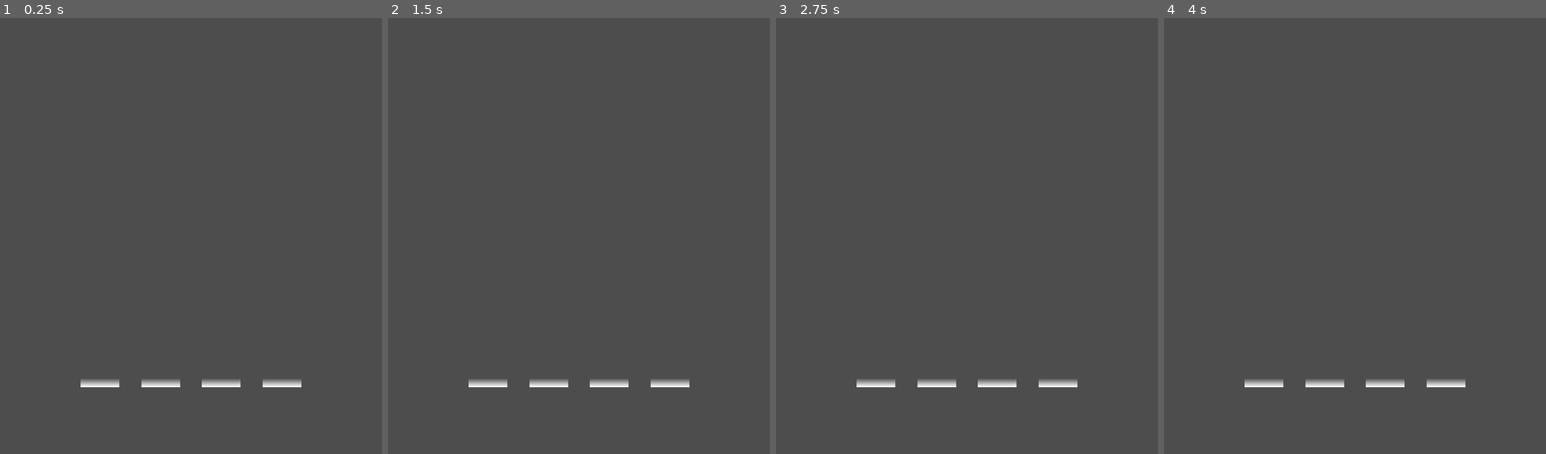
Above: before the commit, frames 1-4 (left to right).
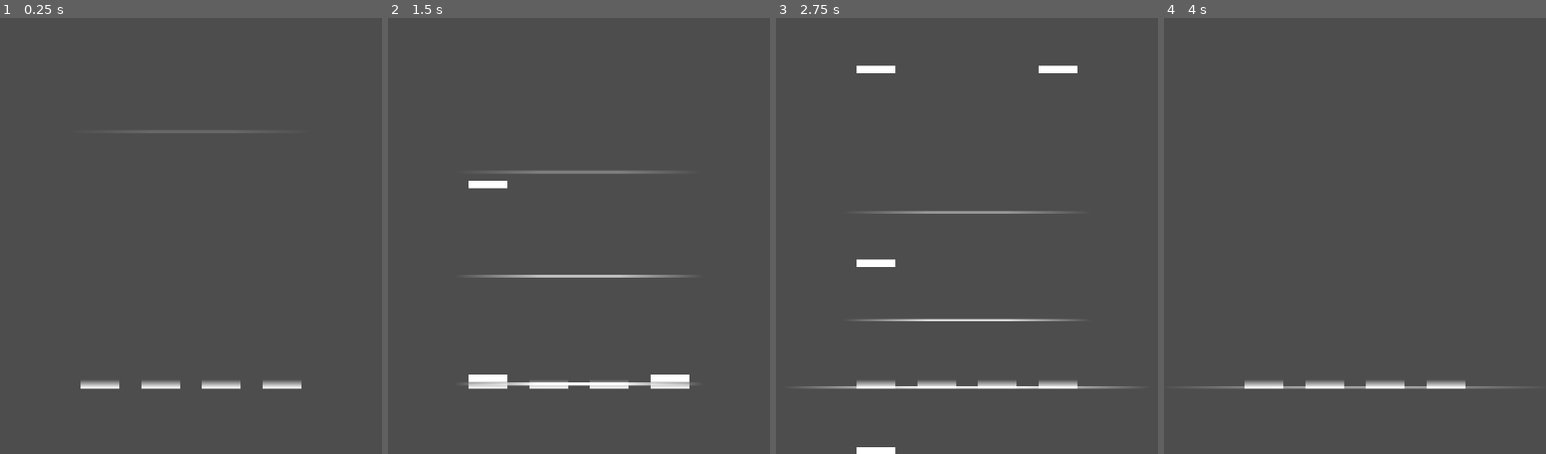
Above: after the commit, the same moments.

Repository: qvap/QV-Rhythm
Game: Godot game, scene res://Scenes/GameSpace.tscn
Two runs of this game, one before a commit and one after it. Both use one fixed random seed, a clock stepped at 60 frames per second and the inputs below. Sound files missing from this copy of the repository are replaced by a short silence.
Inputs:
- Up to frame 1 (0.25 s): no input
- Up to frame 2 (1.5 s): tap Enter at 0.5 s
- Up to frame 3 (2.75 s): no input
- Up to frame 4 (4 s): no input

The runs differ from the first frame. In frame 1, 0.9% of the frame differs, in the area x 21-79%, y 25-86%; in frame 2, 1.9%; in frame 3, 2.4%, in the area x 7-94%, y 10-100%; in frame 4, 1.0%.

Commit message:
Добавлены спрайты нот
В основном небольшие изменения для дебага, доработан кондуктор, а также добавлен спавн нот

Diff:
--- a/CustomMaps/TestMap/mapdata.json
+++ b/CustomMaps/TestMap/mapdata.json
@@ -6,5 +6,5 @@
 	"music_bpm": 114.0,
 	"music_offset": 0.0,
 	"music_measure": 4,
-	"note_speed": 2.0
+	"note_speed": 1.5
 }
--- a/CustomMaps/TestMap2/mapdata.json
+++ b/CustomMaps/TestMap2/mapdata.json
@@ -6,5 +6,5 @@
 	"music_bpm": 105.0,
 	"music_offset": 0.0,
 	"music_measure": 4,
-	"note_speed": 2
+	"note_speed": 2.0
 }
--- a/Scenes/Autoload/Conductor.tscn
+++ b/Scenes/Autoload/Conductor.tscn
@@ -5,6 +5,7 @@
 
 [node name="Conductor" type="Node"]
 script = ExtResource("1_sc76y")
+offset = 0.01
 
 [node name="Music" type="AudioStreamPlayer" parent="."]
 bus = &"Music"
--- a/Scenes/Notes/BarSprite.tscn
+++ b/Scenes/Notes/BarSprite.tscn
@@ -9,7 +9,7 @@
 [sub_resource type="GradientTexture2D" id="GradientTexture2D_uuw6v"]
 gradient = SubResource("Gradient_j6v4a")
 width = 60
-height = 45
+height = 46
 use_hdr = true
 
 [sub_resource type="Animation" id="Animation_unp6v"]
--- a/Scenes/Notes/Bars.tscn
+++ b/Scenes/Notes/Bars.tscn
@@ -6,6 +6,6 @@
 script = ExtResource("1_hc8s2")
 
 [node name="BarSpawn" type="Marker2D" parent="."]
-position = Vector2(0, -350)
+position = Vector2(0, -250)
 
 [node name="BarsHolder" type="Node2D" parent="."]
--- a/Scenes/Notes/Road.tscn
+++ b/Scenes/Notes/Road.tscn
@@ -14,9 +14,11 @@
 script = ExtResource("1_0eda6")
 
 [node name="NoteSpawn" type="Marker2D" parent="."]
-position = Vector2(0, -650)
+position = Vector2(0, -450)
 
 [node name="Sprite2D" type="Sprite2D" parent="."]
-position = Vector2(0, -4)
+position = Vector2(0, -3)
 rotation = -1.5708
 texture = SubResource("GradientTexture2D_34ktl")
+
+[node name="NoteHolder" type="Node2D" parent="."]
--- a/Scenes/Notes/TapNote.tscn
+++ b/Scenes/Notes/TapNote.tscn
@@ -12,5 +12,5 @@
 script = ExtResource("1_xka3s")
 
 [node name="Skin" type="Sprite2D" parent="."]
-scale = Vector2(1, 0.2)
+scale = Vector2(0.5, 0.1)
 texture = SubResource("GradientTexture2D_hjceb")
--- a/Scripts/Autoload/Conductor.gd
+++ b/Scripts/Autoload/Conductor.gd
@@ -24,7 +24,7 @@
 @export var measure := 4
 
 # Поможет учесть задержку девайсов игроков
-@export var offset := 5.0
+@export var offset := 0.0
 
 # Указывает АудиоПлеер и таймер начала
 @onready var MUSICSTREAMPLAYER := $Music
@@ -52,10 +52,13 @@
 
 # Добавляю ещё одну переменную, так как хочу отделить время проигрывания от времени кондуктора
 # (Это поможет использовать задержку начала отсчёта музыки)
-var song_position := 0.0
-
-var chart_position := 0.0
-
+# -1, потому что если выставлять ноль, то оно будет репортить первый бит сразу
+var song_position := -1.0
+
+# -100.0 чтобы учесть, что он должен начаться в первый фрейм запуска playing
+var chart_position := -100.0
+
+# Всё настроено на -1, чтобы репортить начальное значение 0
 var current_beat := -1
 var last_beat := -1
 
@@ -103,6 +106,15 @@
 		MUSICSTREAMPLAYER.stream = load("res://CustomMaps/"+SONG_PATH+"/music.mp3")
 	song_length = MUSICSTREAMPLAYER.stream.get_length()
 
+# Облегчает загрузку музыки, если используется CustomMap JSON файл
+func load_song_from_json(json_dictionary: Dictionary, folder_name: String) -> void:
+	load_song(folder_name, true)
+	bpm = json_dictionary["music_bpm"]
+	measure = json_dictionary["music_measure"]
+	start_offset = json_dictionary["music_offset"]
+	note_speed = clamp(json_dictionary["note_speed"] * Global.NOTE_SPEED_CONSTANT, 0.25, 3.0) # ограничения скорости нот
+	update()
+
 # Запускает музыку если есть Stream и запускает процесс счёта в _physics_process
 func play_song() -> void:
 	song_occured = true
@@ -119,10 +131,16 @@
 	await STARTTIMER.timeout
 	play_song()
 
+# Просто останавливает Stream и отключает процесс счёта в _physics_process
+func stop_song() -> void:
+	MUSICSTREAMPLAYER.stop()
+	MUSICSTREAMPLAYER.stream = null
+	playing = false
+
 # Выставляет стандартные значения (a little stupid чтобы знать как это сократить)
 func reset_playback() -> void:
-	song_position = 0.0
-	chart_position = 0.0
+	song_position = -1.0
+	chart_position = -100.0
 	current_beat = -1
 	last_beat = -1
 	current_quarter = -1
@@ -136,42 +154,28 @@
 	current_chart_measure = -1
 	last_chart_measure = -1
 
-# Просто останавливает Stream и отключает процесс счёта в _physics_process
-func stop_song() -> void:
-	MUSICSTREAMPLAYER.stop()
-	MUSICSTREAMPLAYER.stream = null
-	playing = false
-
-# Облегчает загрузку музыки, если используется CustomMap JSON файл
-func load_song_from_json(json_dictionary: Dictionary, folder_name: String) -> void:
-	load_song(folder_name, true)
-	bpm = json_dictionary["music_bpm"]
-	measure = json_dictionary["music_measure"]
-	start_offset = json_dictionary["music_offset"]
-	note_speed = json_dictionary["note_speed"] * Global.NOTE_SPEED_CONSTANT
-	update()
-
 func _physics_process(_delta) -> void:
 	# Не идёт дальше, если модуль не запущен
 	if !running: return
 
 	# Считает только если играет музыка
 	if playing:
-		# Считает позицию музыки через часы аудиосистемы
-		song_position = MUSICSTREAMPLAYER.get_playback_position() + AudioServer.get_time_since_last_mix()
-		song_position -= AudioServer.get_output_latency() + offset + start_offset
-
-		# Считает позицию чарта ПО АБСОЛЮТНО ДРУГОМУ МЕТОДУ ЧЕРЕЗ ЧАСЫ ОПЕРАЦИОНКИ
-		# По идее это может мне потом сломать игру, т.к. не факт что оно будет хорошо синхронизировано
-		# но вопрос: КАК ЕЩЁ ЭТО МНЕ РЕАЛИЗОВЫВАТЬ, Я ГОЛОВУ ЦЕЛЫЙ ДЕНЬ ЛОМАЮ
 		if song_occured:
+			# Считает позицию музыки через часы аудиосистемы
+			song_position = MUSICSTREAMPLAYER.get_playback_position() + AudioServer.get_time_since_last_mix()
+			song_position -= AudioServer.get_output_latency() + offset + start_offset
+
+			# Считает позицию чарта ПО АБСОЛЮТНО ДРУГОМУ МЕТОДУ ЧЕРЕЗ ЧАСЫ ОПЕРАЦИОНКИ
+			# По идее это может мне потом сломать игру, т.к. не факт что оно будет хорошо синхронизировано
+			# но вопрос: КАК ЕЩЁ ЭТО МНЕ РЕАЛИЗОВЫВАТЬ, Я ГОЛОВУ ЦЕЛЫЙ ДЕНЬ ЛОМАЮ
 			chart_position = song_position + note_speed
 		else:
+			if chart_position <= -100.0:
+				chart_position += 100.0
 			chart_position += (Time.get_ticks_usec() - engine_time_last_update) / 1_000_000.0
 			engine_time_last_update = Time.get_ticks_usec()
 
 		playback_time = MUSICSTREAMPLAYER.get_playback_position()
-		print(chart_position)
 		current_measure = floor(song_position/s_per_measure)
 		report_measure()
 
--- a/Scripts/Autoload/Global.gd
+++ b/Scripts/Autoload/Global.gd
@@ -1,5 +1,7 @@
 extends Node
 
 # Всё, что может использоваться между элементами игры, хранится здесь
-# (И настройки тоже)
+
 const NOTE_SPEED_CONSTANT := 1.0
+
+@export var CURRENT_NOTE_SPEED := 1.0 # подгружаются значения из mapdata
--- a/Scripts/Autoload/Settings.gd
+++ b/Scripts/Autoload/Settings.gd
@@ -1 +1,5 @@
 extends Node
+
+# Здесь хранятся настройки, которые может изменять игрок
+
+@export var PHYSICS_FPS := 60.0
--- a/Scripts/GameSpace.gd
+++ b/Scripts/GameSpace.gd
@@ -5,12 +5,16 @@
 
 @onready var CAMERA := $MainCamera # А тут нод камеры
 var ROAD := preload("res://Scenes/Notes/Road.tscn")
+var ROADS_MASSIVE : Array
 @onready var ROADS_HOLDER := $Roads
 var MAPDATA # Информация о карте (map_name, creator_name, difficulty, chart_size)
 
 # Загружает абсолютно ВСЁ связанное с картой
 func load_game(custom_map_folder_name: String) -> void:
 	var mapdata = Tools.parse_json("res://CustomMaps/"+custom_map_folder_name+"/mapdata.json")
+
+	Global.CURRENT_NOTE_SPEED = mapdata["note_speed"]
+
 	instantiate_roads(mapdata["chart_size"])
 
 	Conductor.load_song_from_json(mapdata, custom_map_folder_name)
@@ -42,7 +46,15 @@
 		road_node.road_index = index
 		road_node.name = "Road"+str(index)
 		road_node.ROAD_POSITION_MARKER = CHARTMARKERS.get_child(index)
+		ROADS_MASSIVE.push_back(road_node)
 		ROADS_HOLDER.add_child(road_node)
 
 func _ready() -> void:
+	Conductor.connect("chart_beat_hit", chart_beat_hit)
+	Conductor.connect("chart_measure_hit", chart_measure_hit)
 	load_game("TestMap")
+
+func chart_beat_hit(_dull) -> void:
+	ROADS_MASSIVE[0].spawn_note()
+func chart_measure_hit(_dull) -> void:
+	ROADS_MASSIVE[3].spawn_note()
--- a/Scripts/Notes/BarSprite.gd
+++ b/Scripts/Notes/BarSprite.gd
@@ -8,3 +8,6 @@
 func _process(_delta) -> void:
 	if position.y == 0.0:
 		ANIMATION.play("disappear")
+
+func _ready() -> void:
+	modulate.a = 0.0
--- a/Scripts/Notes/Bars.gd
+++ b/Scripts/Notes/Bars.gd
@@ -16,3 +16,4 @@
 	BARSHOLDER.add_child(barsprite_init)
 	var tween = create_tween()
 	tween.tween_property(barsprite_init, "position:y", 0.0, Conductor.note_speed)
+	tween.parallel().tween_property(barsprite_init, "modulate:a", 1.0, Conductor.note_speed)
--- a/Scripts/Notes/Road.gd
+++ b/Scripts/Notes/Road.gd
@@ -4,7 +4,9 @@
 @export_group("Road")
 @export_enum("First", "Second", "Third", "Fourth", "Fifth", "Sixth") var road_index: int
 
+var TAPNOTE := preload("res://Scenes/Notes/TapNote.tscn")
 @onready var NOTESPAWN := $NoteSpawn
+@onready var NOTEHOLDER := $NoteHolder
 var NOTESPAWN_POSITION : Vector2
 var ROAD_POSITION_MARKER : Marker2D
 
@@ -13,3 +15,7 @@
 
 func _process(_delta) -> void:
 	position = ROAD_POSITION_MARKER.position
+
+func spawn_note() -> void:
+	var note_instantiate = TAPNOTE.instantiate()
+	NOTEHOLDER.add_child(note_instantiate)
--- a/Scripts/Notes/TapNote.gd
+++ b/Scripts/Notes/TapNote.gd
@@ -4,10 +4,23 @@
 @onready var SKIN := $Skin
 var SPAWN_POSITION : Vector2
 var ROAD : Node2D
+var DISTANCE_TO_HIT : float
+var NOTE_SPEED : float # скорость в пикселях до удара
+var DIRECTION := Vector2(0.0, 0.0)
 
 func _ready() -> void:
-	ROAD = get_parent()
+	set_physics_process(false)
+	ROAD = get_parent().get_parent()
 	SPAWN_POSITION = ROAD.NOTESPAWN_POSITION
+	position = SPAWN_POSITION
+	DISTANCE_TO_HIT = abs(SPAWN_POSITION.y)
 
-func spawn_note() -> void:
-	pass
+	# Проще говоря, считает скорость, с которой должна двигаться нота на каждом фрейме _physics_process
+	NOTE_SPEED = (DISTANCE_TO_HIT / (Global.CURRENT_NOTE_SPEED * Global.NOTE_SPEED_CONSTANT))/\
+	Engine.physics_ticks_per_second
+
+	set_physics_process(true)
+
+func _physics_process(_delta) -> void:
+	DIRECTION.y = NOTE_SPEED
+	position.y += DIRECTION.y
--- a/project.godot
+++ b/project.godot
@@ -38,3 +38,7 @@
 [input_devices]
 
 pointing/emulate_mouse_from_touch=false
+
+[physics]
+
+common/physics_ticks_per_second=120
